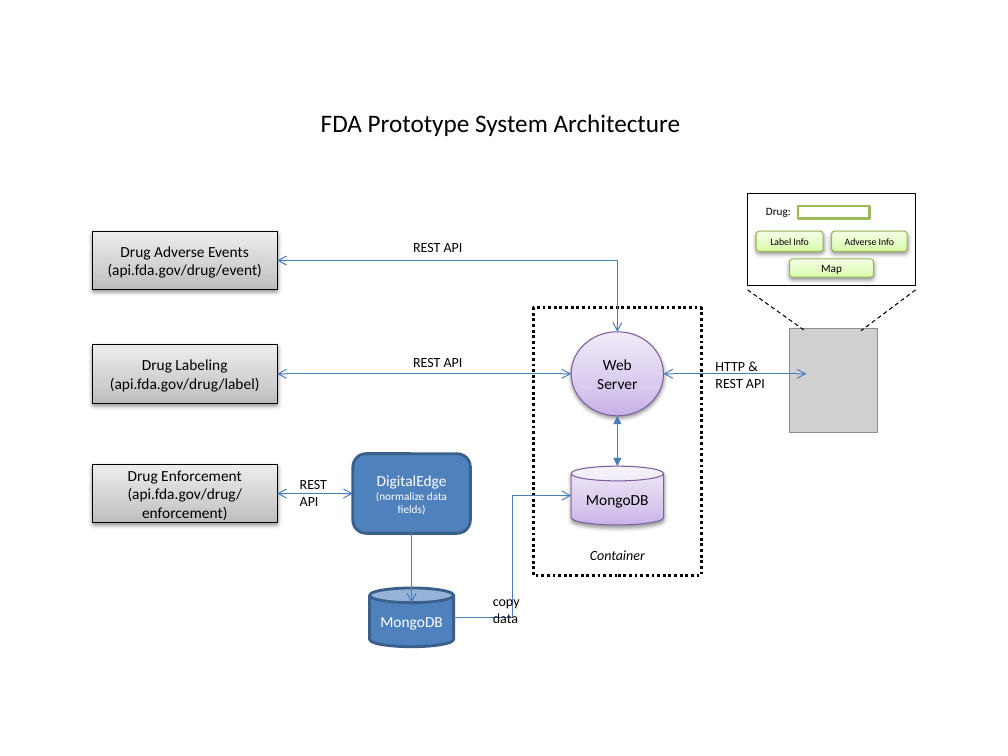
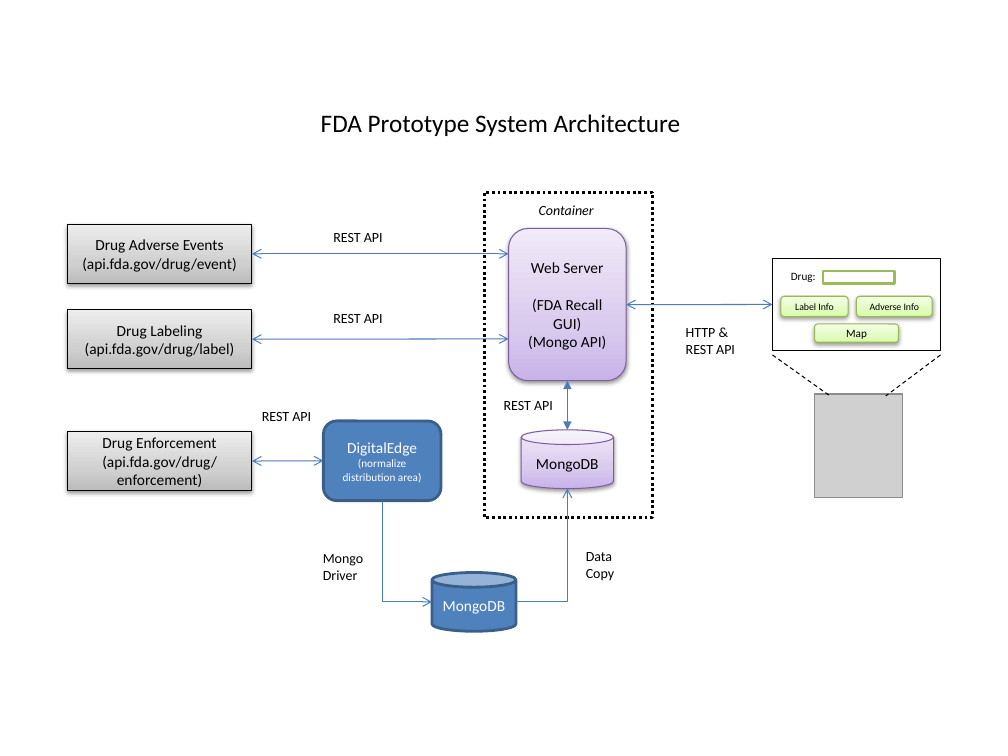
Before and after one commit to deleidos/prototype-20150626, a slide deck: slide 1 of docs/archive/Prototype Architecture v1.pptx. Drawn at 1008x756 pixels with LibreOffice and Linux fonts; fonts in the diff are those of the drawing; grey boxes stand for pictures. Boxes give left, top, right and bottom in pixels: in the first picture for what was removed or moved away, otherwise in the second. Text is boxed around its words. In the diff, an @@ line names an element or a change of style, - is before the commit and + after.

Commit message:
Updates to architecture document to match the most recent changes

```diff
--- a/docs/archive/Prototype Architecture v1.pptx
+++ b/docs/archive/Prototype Architecture v1.pptx
@@ rectangle: place and size @@
-rectangle at box(533, 307, 702, 575)
+rectangle at box(484, 193, 652, 518)
@@ text "Container": place and size @@
-text "Container" at box(590, 550, 645, 560)
+text "Container" at box(539, 205, 594, 215)
@@ rectangle "Drug Adverse Events": place and size @@
-rectangle "Drug Adverse Events" at box(93, 231, 277, 289)
+rectangle "Drug Adverse Events" at box(68, 225, 252, 283)
@@ text "REST API": place and size @@
-text "REST API" at box(413, 243, 463, 252)
+text "REST API" at box(333, 233, 383, 242)
@@ rounded rectangle "Web Server": place and size @@
-rounded rectangle "Web Server" at box(572, 332, 664, 415)
+rounded rectangle "Web Server" at box(509, 229, 627, 381)
@@ rounded rectangle "Web Server" at box(509, 229, 627, 381): ellipse to rounded rectangle @@
@@ double arrow added from (252, 254) to (509, 254), #4B7EBC 0.75 pt @@
@@ elbow double arrow removed from (277, 260) to (617, 332) @@
@@ text in rounded rectangle at box(528, 299, 606, 350): paragraphs added @@
+(FDA Recall
+GUI)
+(Mongo API)
@@ rectangle "Drug Labeling": place and size @@
-rectangle "Drug Labeling" at box(93, 345, 277, 403)
+rectangle "Drug Labeling" at box(68, 309, 252, 368)
@@ text "REST API": place and size @@
-text "REST API" at box(413, 358, 463, 367)
+text "REST API" at box(333, 314, 383, 323)
@@ double arrow moved from (663, 374) - (806, 374) to (626, 304) - (772, 304) @@
@@ text "HTTP &": place and size @@
-text "HTTP &" at box(715, 362, 765, 388)
+text "HTTP &" at box(686, 328, 735, 354)
@@ double arrow moved from (277, 374) - (572, 374) to (252, 340) - (509, 339) @@
@@ 3 rounded rectangles, 2 rectangles, 2 lines, 1 picture, 1 text: place and size @@
-3 rounded rectangles, 2 rectangles, 2 lines, 1 picture, 1 text at box(748, 194, 916, 432)
+3 rounded rectangles, 2 rectangles, 2 lines, 1 picture, 1 text at box(772, 258, 940, 498)
@@ double arrow moved from (617, 415) - (617, 466) to (568, 381) - (568, 429) @@
@@ text "REST API" rewrapped from box(300, 480, 327, 506) to box(262, 412, 311, 421) @@
@@ text added at box(504, 401, 553, 410), 10 pt, text #000000 @@
+REST API
@@ rectangle "Drug Enforcement": place and size @@
-rectangle "Drug Enforcement" at box(93, 464, 277, 522)
+rectangle "Drug Enforcement" at box(68, 431, 252, 490)
@@ rounded rectangle "DigitalEdge": place and size @@
-rounded rectangle "DigitalEdge" at box(353, 454, 471, 533)
+rounded rectangle "DigitalEdge" at box(324, 421, 442, 501)
@@ cylinder "MongoDB": place and size @@
-cylinder "MongoDB" at box(572, 466, 664, 524)
+cylinder "MongoDB" at box(521, 429, 614, 488)
@@ double arrow moved from (277, 494) - (353, 494) to (252, 461) - (324, 461) @@
@@ text in rounded rectangle at box(343, 459, 422, 482): text changed @@
-(normalize data fields)
+(normalize distribution area)
@@ arrow moved from (411, 533) - (411, 603) to (382, 501) - (432, 602) @@
@@ arrow (382, 501) - (432, 602): arrow to elbow arrow @@
@@ elbow arrow moved from (454, 617) - (572, 496) to (516, 602) - (568, 489) @@
@@ text added at box(323, 554, 363, 580), 10 pt, text #000000 @@
+Mongo Driver
@@ text at box(586, 552, 614, 581): text changed @@
-copy
-data
+Data Copy
@@ cylinder "MongoDB": place and size @@
-cylinder "MongoDB" at box(370, 588, 454, 646)
+cylinder "MongoDB" at box(432, 573, 516, 631)
```
